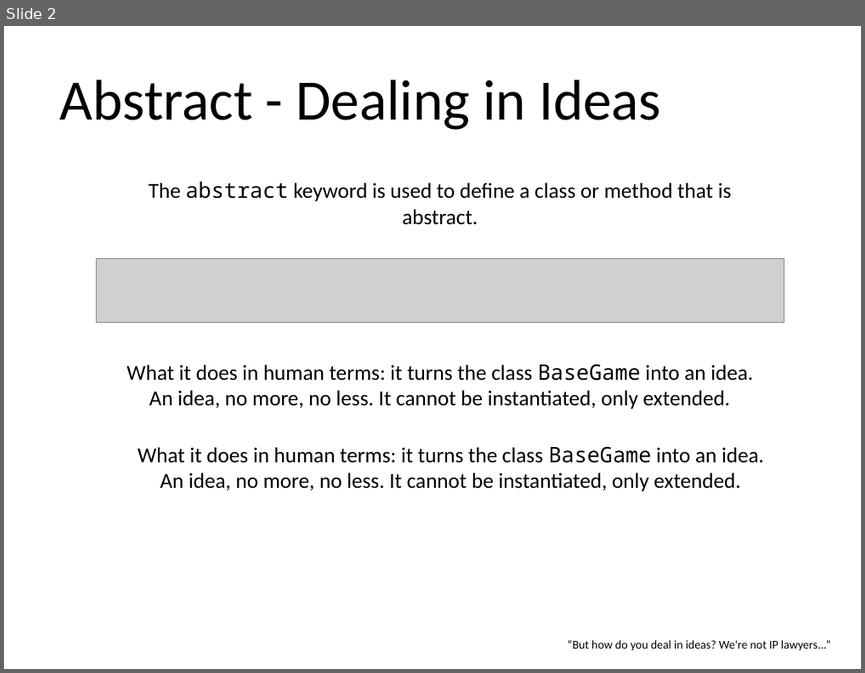
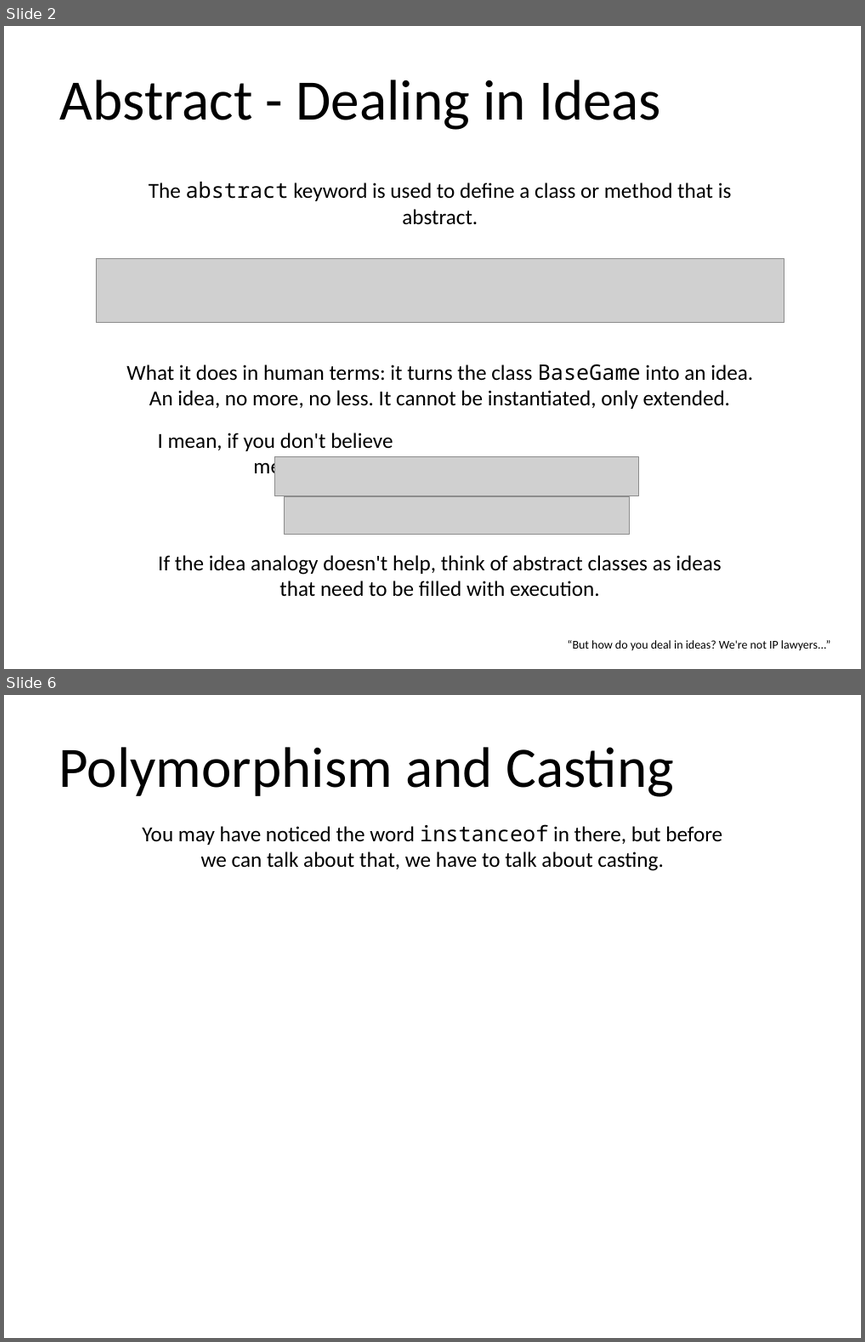
Before and after one commit to Chances-1/Swerve, a slide deck: Java_Class_30th_Nov.pptx. Shown one above the other, each under a label of ours: slide 2 before the commit, slides 2 and 6 after it; the slides between them are not shown. The pictures are 865x673 and 865x1342 pixels, drawn with LibreOffice and Linux fonts; fonts in the diff are those of the drawing; grey boxes stand for pictures. Boxes give left, top, right and bottom in pixels: in the first picture for what was removed or moved away, otherwise in the second. Text is boxed around its words. In the diff, an @@ line names an element or a change of style, - is before the commit and + after.

```diff
--- a/Java_Class_30th_Nov.pptx
+++ b/Java_Class_30th_Nov.pptx
@@ slide 6 added at (x1=4, y1=695, x2=861, y2=1338), background #FFFFFF @@
@@ text added at (x1=58, y1=747, x2=674, y2=797), 48 pt, text #000000 @@
+Polymorphism and Casting
@@ text added at (x1=142, y1=824, x2=722, y2=871), 18 pt, text #000000 @@
+You may have noticed the word instanceof in there, but before we can talk about that, we have to talk about casting.
@@ slide 2 changed as well @@
@@ text added at (x1=158, y1=432, x2=392, y2=479), 18 pt, text #000000 @@
+I mean, if you don't believe me...
@@ text removed at (x1=137, y1=446, x2=764, y2=491) @@
-What it does in human terms: it turns the class BaseGame into an idea.
-An idea, no more, no less. It cannot be instantiated, only extended.
@@ picture added at (x1=275, y1=457, x2=639, y2=496) @@
@@ picture added at (x1=284, y1=496, x2=630, y2=534) @@
@@ text added at (x1=158, y1=555, x2=721, y2=596), 18 pt, text #000000 @@
+If the idea analogy doesn't help, think of abstract classes as ideas that need to be filled with execution.
```
Also in this commit, not shown: 1 other slide changed, 3 other slides added, 9 slides removed.
